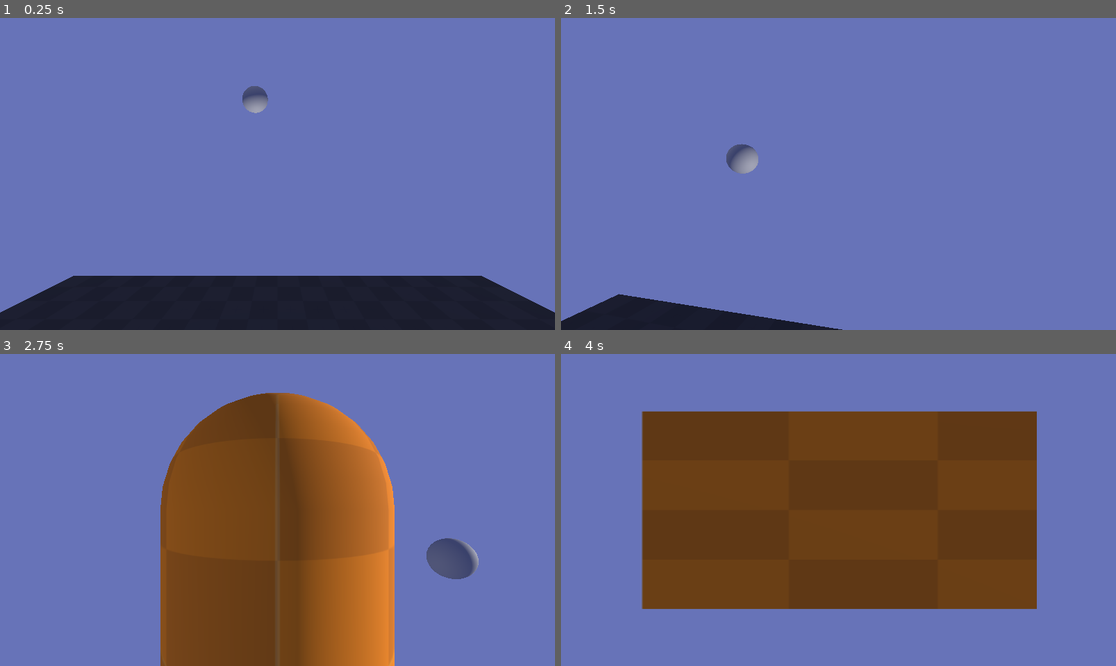
Above: before the commit, frames 1-4 (two rows, left to right).
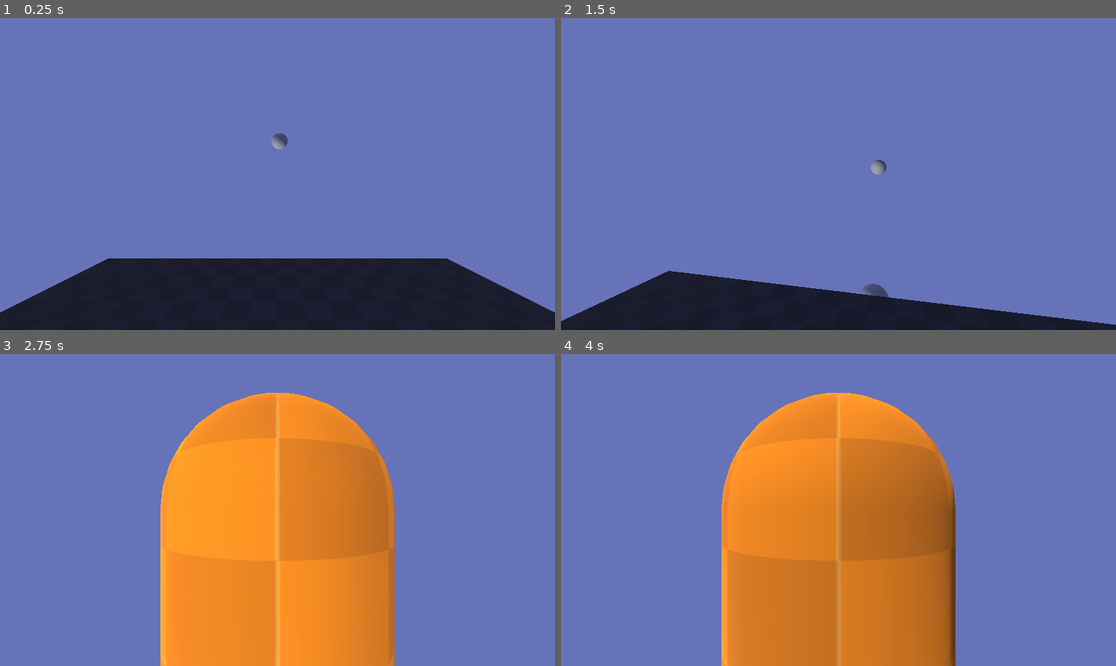
Above: after the commit, the same moments.

Repository: FroggLeo/driving-game
Game: Godot game, scene res://world.tscn
Same seed, same stepped clock (60 frames per second), same inputs: the game is played once before the commit and once after it.
Inputs (mouse positions are in pixels of both pictures, inside the frame that each line leads up to):
- Up to frame 1 (0.25 s): no input
- Up to frame 2 (1.5 s): tap Enter at 0.5 s; move the mouse to (866, 174) at 0.52 s; hold Right mouse button (move_camera) 0.53-1.28 s; hold W (move_forward) from 0.53 s (still down); tap Space (jump) at 0.77 s; move the mouse to (810, 174) at 1.27 s; tap Mouse wheel up (zoom_in) at 1.35 s
- Up to frame 3 (2.75 s): keep holding W (move_forward); tap Space (jump) at 1.52 s; move the mouse to (288, 503) at 2.02 s; hold Mouse wheel down (zoom_out) from 2.03 s (still down)
- Up to frame 4 (4 s): move the mouse to (810, 572) at 2.77 s; release Mouse wheel down (zoom_out) at 2.78 s; tap Alt at 2.85 s; tap Space (jump) at 3.02, 3.77 s; move the mouse to (1005, 556) at 3.52 s; release W (move_forward) at 3.53 s; hold A (move_left) from 3.53 s (still down); tap Shift at 3.6 s

The runs differ from the first frame. In frame 1, 4.2% of the frame differs, in the area x 13-87%, y 21-83%; in frame 2, 8.0%; in frame 3, 31%; in frame 4, 54%, in the area x 14-86%, y 12-100%.

Commit message:
add tilt to the sun and internal year counter

Diff:
--- a/godot_project/environment/sky.gd
+++ b/godot_project/environment/sky.gd
@@ -3,7 +3,17 @@
 # seconds in a day
 @export var day_length: float = 10
 # days to take the moon to do one cycle
-@export var moon_cycle: float = 8
+@export var moon_cycle: float = 29.5
+# days in a year
+@export var year_length: float = 10
+# tilt of the sun, axial tilt
+@export var axial_tilt: float = 23.5
+
+# nodes used
+@onready var sun = $sun_tilt/sun
+@onready var moon = $moon_tilt/moon
+@onready var sun_tilt = $sun_tilt
+@onready var moon_tilt = $moon_tilt
 
 # from 0 to 1
 # 0 is midnight, 0.5 is noon, 1 is midnight
@@ -11,27 +21,40 @@
 var time: float = 0
 # the moon's rotation
 var moon_time: float = 0
+# the time of the year
+var year_time: float = 0
 
 # Called when the node enters the scene tree for the first time.
 func _ready() -> void:
 	pass # Replace with function body.
 
-
 # Called every frame. 'delta' is the elapsed time since the previous frame.
 func _process(delta: float) -> void:
-	# calculate the correct time
-	time += delta / day_length
+	# global time change
+	var time_change = delta / day_length
+
+	# calculate year time
+	year_time += time_change / year_length
+	if year_time >= 1.0:
+		year_time = 0
+	# sun tilt
+	# using sin so that it goes from -1 to 1 instead of 0 to 1
+	# trig...
+	var sun_tilt_angle = deg_to_rad(axial_tilt) * sin(year_time * TAU)
+	sun_tilt.rotation.z = sun_tilt_angle
+
+	# calculate day time
+	time += time_change
 	if time >= 1.0:
 		time = 0
-
 	# sun rotation
 	var sun_angle = TAU * time
-	$sun.rotation.x = sun_angle
+	sun.rotation.x = sun_angle
 
-	# TODO moon cycles
-	# so the moon rises at different times of the day
-	# over an entire month,
-	moon_time += delta / day_length / moon_cycle
+	# calculate moon time
+	moon_time += time_change / moon_cycle
+	if moon_time >= 1.0:
+		moon_time = 0
 	# the extra sun angle gives it somewhat realisic feel
 	# so that sometimes the moon can be seen in the day
-	$moon.rotation.x = moon_time * TAU + sun_angle
+	moon.rotation.x = moon_time * TAU + sun_angle
--- a/godot_project/environment/sky.tscn
+++ b/godot_project/environment/sky.tscn
@@ -21,20 +21,26 @@
 environment = SubResource("Environment_py8sg")
 script = ExtResource("2_dptxg")
 
-[node name="sun" type="Node3D" parent="."]
+[node name="sun_tilt" type="Node3D" parent="."]
 
-[node name="MeshInstance3D" type="MeshInstance3D" parent="sun"]
+[node name="sun" type="Node3D" parent="sun_tilt"]
+transform = Transform3D(0.81915206, -0.57357645, 0, 0.57357645, 0.81915206, 0, 0, 0, 1, 0, 0, 0)
+
+[node name="MeshInstance3D" type="MeshInstance3D" parent="sun_tilt/sun"]
 transform = Transform3D(1, 0, 0, 0, -4.371139e-08, -1, 0, 1, -4.371139e-08, 0, -5, 0)
 mesh = SubResource("SphereMesh_gr5xt")
 
-[node name="DirectionalLight3D" type="DirectionalLight3D" parent="sun/MeshInstance3D"]
+[node name="DirectionalLight3D" type="DirectionalLight3D" parent="sun_tilt/sun/MeshInstance3D"]
 
-[node name="moon" type="Node3D" parent="."]
+[node name="moon_tilt" type="Node3D" parent="."]
 
-[node name="MeshInstance3D" type="MeshInstance3D" parent="moon"]
+[node name="moon" type="Node3D" parent="moon_tilt"]
+transform = Transform3D(0.81915206, 0.57357645, 0, -0.57357645, 0.81915206, 0, 0, 0, 1, 0, 0, 0)
+
+[node name="MeshInstance3D" type="MeshInstance3D" parent="moon_tilt/moon"]
 transform = Transform3D(1, 0, 0, 0, -4.371139e-08, -1, 0, 1, -4.371139e-08, 0, 5, 0)
 mesh = SubResource("SphereMesh_gr5xt")
 
-[node name="DirectionalLight3D" type="DirectionalLight3D" parent="moon/MeshInstance3D"]
+[node name="DirectionalLight3D" type="DirectionalLight3D" parent="moon_tilt/moon/MeshInstance3D"]
 transform = Transform3D(1, 0, 0, 0, -1, -8.742278e-08, 0, 8.742278e-08, -1, 0, 0, 0)
 light_energy = 0.12
--- a/godot_project/world.tscn
+++ b/godot_project/world.tscn
@@ -20,7 +20,7 @@
 [node name="World" type="Node3D"]
 
 [node name="floor" type="StaticBody3D" parent="."]
-transform = Transform3D(1, 0, 0, 0, 1, 0, 0, 0, 1, 8, 1, 0)
+transform = Transform3D(1, 0, 0, 0, 1, 0, 0, 0, 1, 3, 1, -11)
 physics_material_override = SubResource("PhysicsMaterial_gv5m4")
 
 [node name="MeshInstance3D" type="MeshInstance3D" parent="floor"]
@@ -34,6 +34,6 @@
 shape = SubResource("BoxShape3D_fj7yv")
 
 [node name="CharacterBody3D" parent="." instance=ExtResource("1_f3sb7")]
-transform = Transform3D(-4.371139e-08, 0, 1, 0, 1, 0, -1, 0, -4.371139e-08, 8, -0.5, 0)
+transform = Transform3D(-1, 0, -8.742278e-08, 0, 1, 0, 8.742278e-08, 0, -1, 3, -0.5, -12)
 
 [node name="Node3D" parent="." instance=ExtResource("3_tlwt5")]
